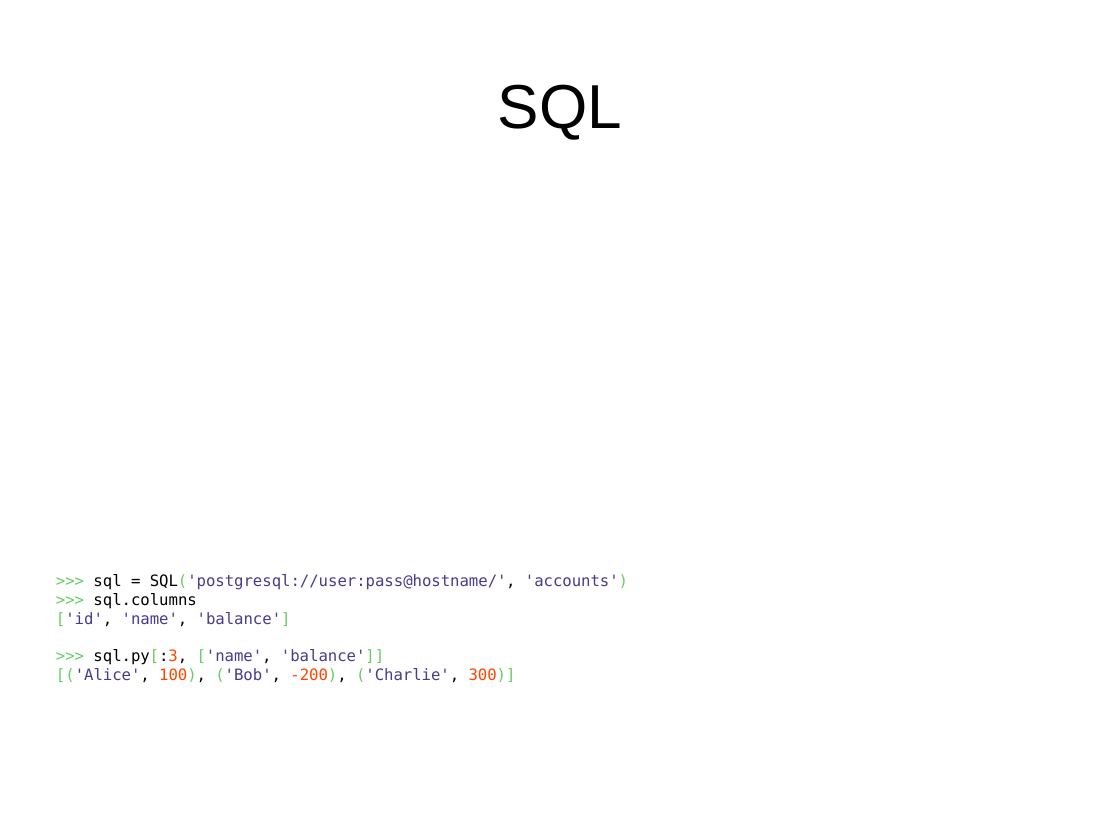
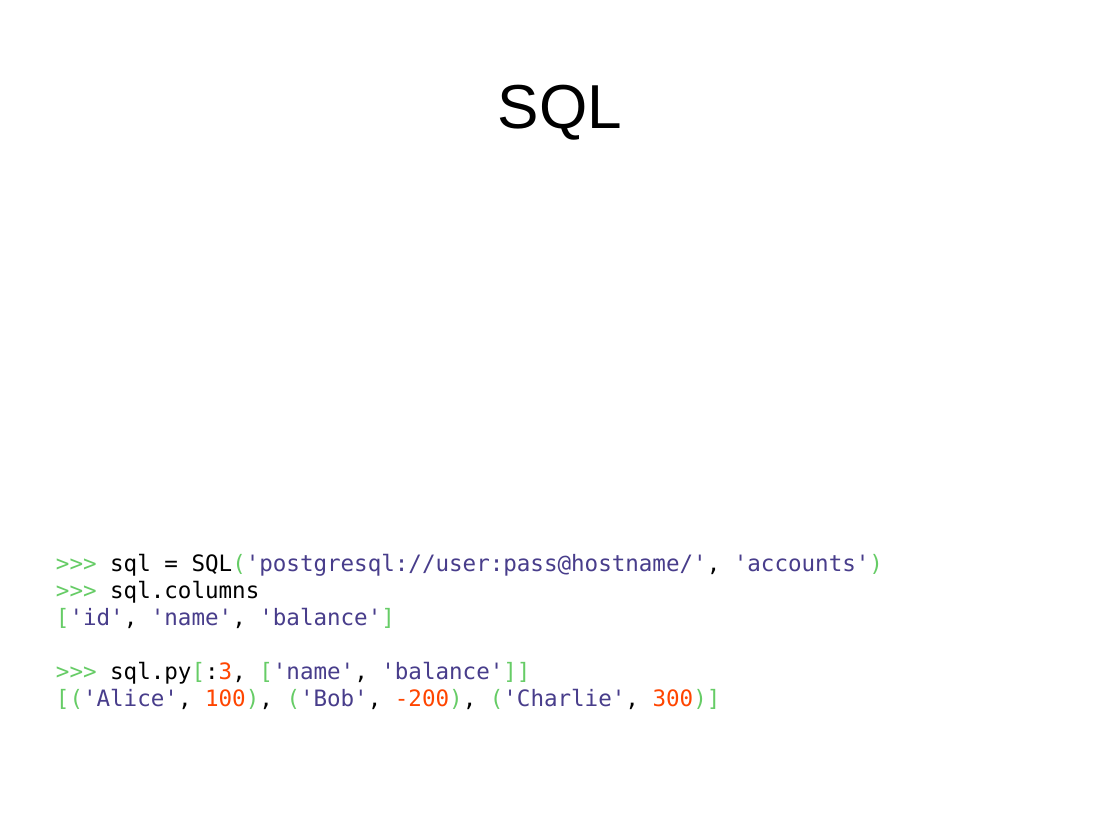
Before and after one commit to mrocklin/blaze-scipy-2014, a slide deck: slide 22 of SciPy2014Blaze.odp (slide 19 before the commit). Drawn at 1120x840 pixels with LibreOffice and Linux fonts; fonts in the diff are those of the drawing; background and template pictures are left out. Boxes give left, top, right and bottom in pixels: in the first picture for what was removed or moved away, otherwise in the second. Text is boxed around its words. In the diff, an @@ line names an element or a change of style, - is before the commit and + after.

```diff
--- a/SciPy2014Blaze.odp
+++ b/SciPy2014Blaze.odp
@@ text ">>> sql = SQL('postgresql://user:pass@hostname/', 'accounts' ..." at <box>56,553,883,709</box>: size 11.1 to 16 pt; less space between paragraphs @@
```
Also in this commit, not shown: 7 other slides changed, 3 slides added.
